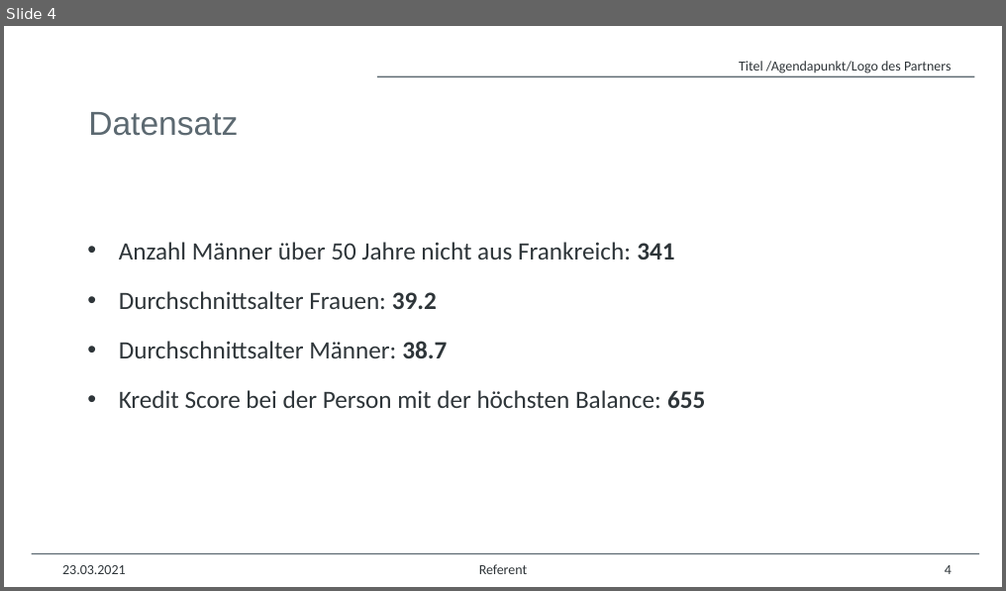
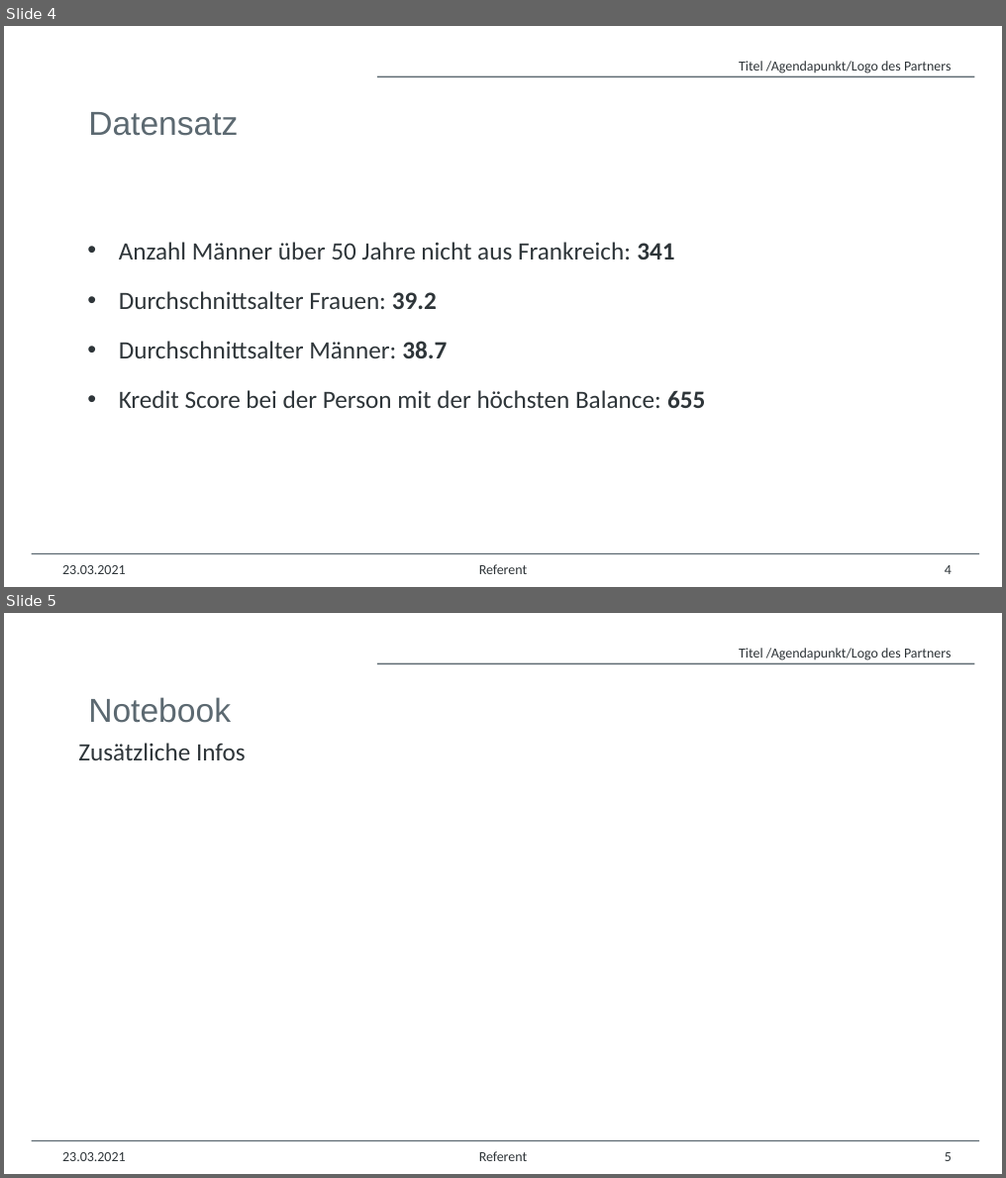
Before and after one commit to Hey1Ho/DSKI-Visual_Bank-Customers, a slide deck: 2025_02_21_Vortrag_Gruppenarbeit.pptx. Shown one above the other, each under a label of ours: slide 4 before the commit, slides 4 and 5 after it. The pictures are 1006x591 and 1006x1178 pixels, drawn with LibreOffice and Linux fonts; fonts in the diff are those of the drawing; background and template pictures are left out. Boxes give left, top, right and bottom in pixels: in the first picture for what was removed or moved away, otherwise in the second. Text is boxed around its words. In the diff, an @@ line names an element or a change of style, - is before the commit and + after.

```diff
--- a/2025_02_21_Vortrag_Gruppenarbeit.pptx
+++ b/2025_02_21_Vortrag_Gruppenarbeit.pptx
@@ slide 5 added at box(4, 613, 1002, 1174), background #FFFFFF; not listed: 5 template elements that a slide beside it also shows @@
@@ title added at box(88, 697, 231, 723), 24 pt, text #5C6971 @@
+Notebook
@@ text added at box(78, 743, 246, 761), 18 pt, text #2E3539 @@
+Zusätzliche Infos
@@ page number added at box(944, 1153, 951, 1161), 10 pt, text #2E3539 @@
+5
```
Also in this commit, not shown: 1 slide changed.
